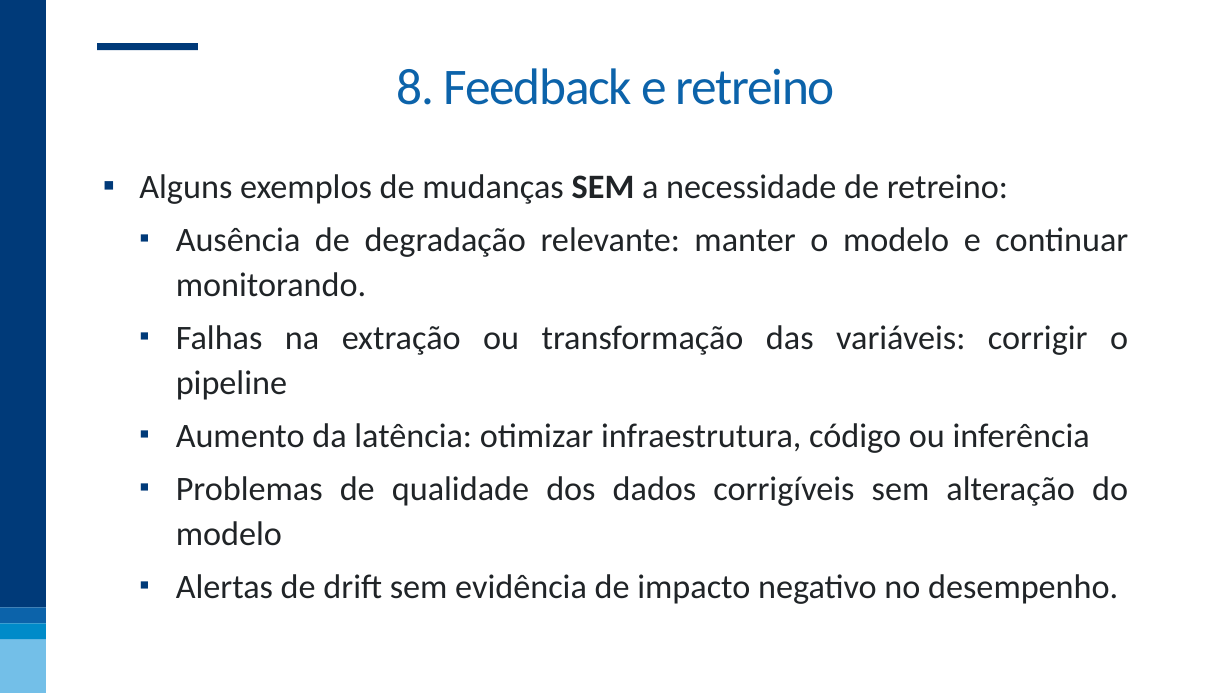
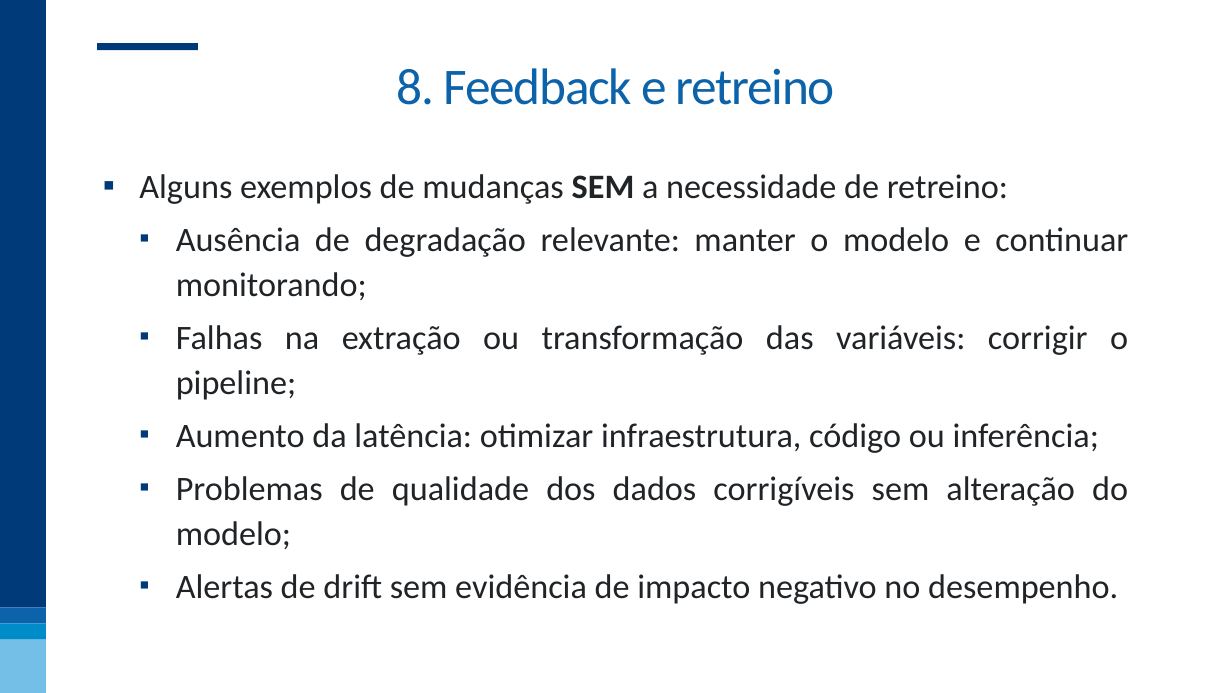
Before and after one commit to nogueira-cavalcante/fgv, a slide deck: slide 88 of MLOps e Versionamento/apresentações/MLOps e Versionamento.pptx. Drawn at 1232x693 pixels with LibreOffice and Linux fonts; fonts in the diff are those of the drawing; background and template pictures are left out. Boxes give left, top, right and bottom in pixels: in the first picture for what was removed or moved away, otherwise in the second. Text is boxed around its words. In the diff, an @@ line names an element or a change of style, - is before the commit and + after.

```diff
--- a/MLOps e Versionamento/apresentações/MLOps e Versionamento.pptx
+++ b/MLOps e Versionamento/apresentações/MLOps e Versionamento.pptx
@@ text at [176, 227, 1128, 549]: text changed @@
-  ▪ Ausência de degradação relevante: manter o modelo e continuar monitorando.
-  ▪ Falhas na extração ou transformação das variáveis: corrigir o pipeline
-  ▪ Aumento da latência: otimizar infraestrutura, código ou inferência
-  ▪ Problemas de qualidade dos dados corrigíveis sem alteração do modelo
+  ▪ Ausência de degradação relevante: manter o modelo e continuar monitorando;
+  ▪ Falhas na extração ou transformação das variáveis: corrigir o pipeline;
+  ▪ Aumento da latência: otimizar infraestrutura, código ou inferência;
+  ▪ Problemas de qualidade dos dados corrigíveis sem alteração do modelo;
```
Also in this commit, not shown: 13 other slides changed.
